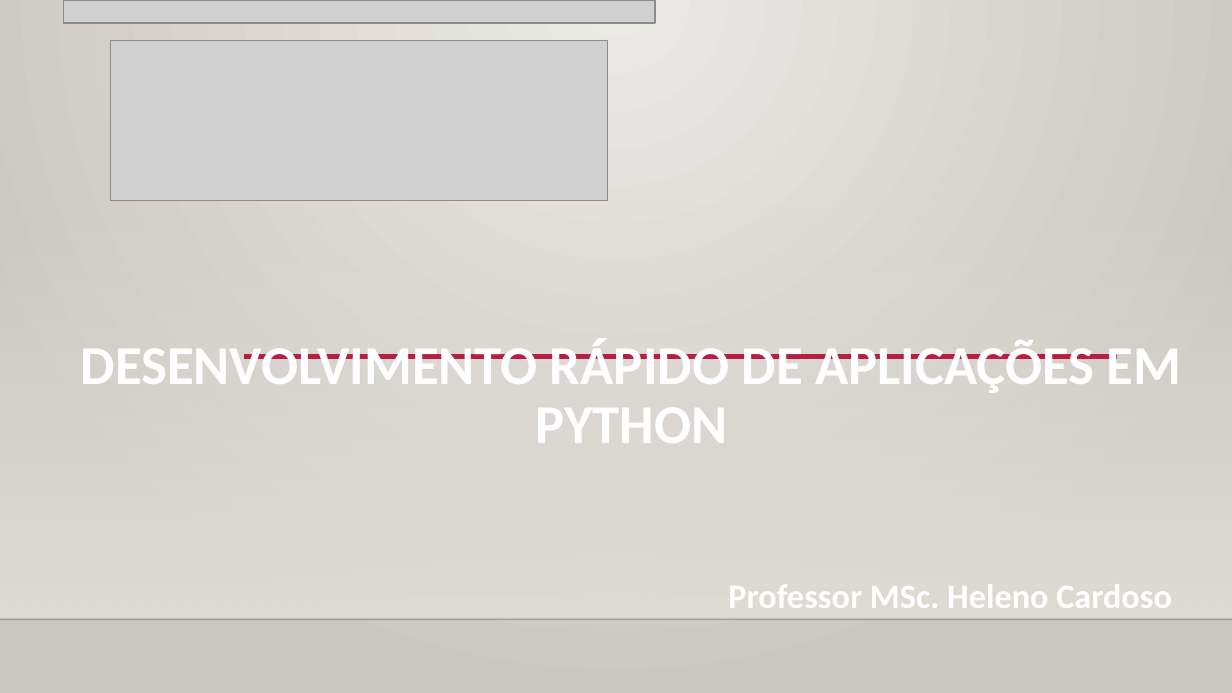
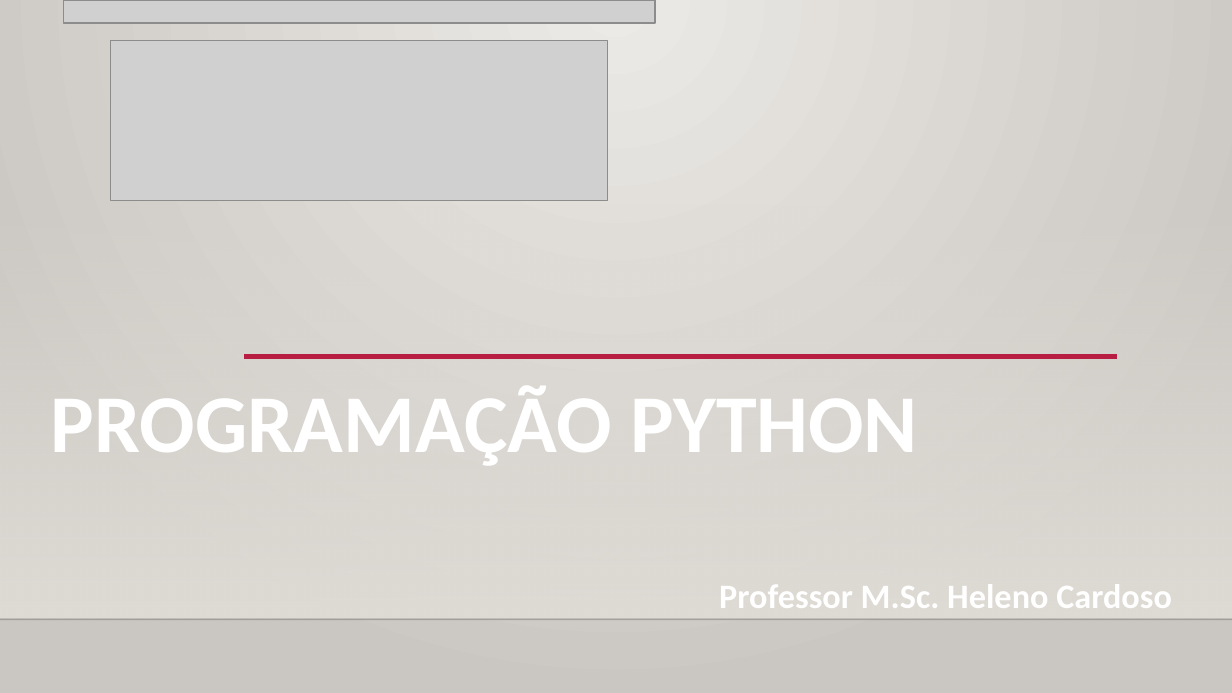
Before and after one commit to CloudEducationBrazil/WydenUniRuyPythonRAD, a slide deck: slide 25 of 01 Classes/Aula 07 RAD Python - Tipos de Dados Aglomerados.pptx (slide 1 before the commit). Drawn at 1232x693 pixels with LibreOffice and Linux fonts; fonts in the diff are those of the drawing; grey boxes stand for pictures; background and template pictures are left out. Boxes give left, top, right and bottom in pixels: in the first picture for what was removed or moved away, otherwise in the second. Text is boxed around its words. In the diff, an @@ line names an element or a change of style, - is before the commit and + after.

Commit message:
PPTs Python Aula 7 e 8 17092022

```diff
--- a/01 Classes/Aula 07 RAD Python - Tipos de Dados Aglomerados.pptx
+++ b/01 Classes/Aula 07 RAD Python - Tipos de Dados Aglomerados.pptx
@@ title at (x1=51, y1=386, x2=918, y2=465): text changed; size 32 to 48 pt @@
-DESENVOLVIMENTO RÁPIDO DE APLICAÇÕES EM PYTHON
+PROGRAMAÇÃO PYTHON
@@ text at (x1=719, y1=584, x2=1172, y2=608): text changed @@
-Professor MSc. Heleno Cardoso
+Professor M.Sc. Heleno Cardoso
```
Also in this commit, not shown: 8 other slides changed, 1 slide added, 1 other file.
